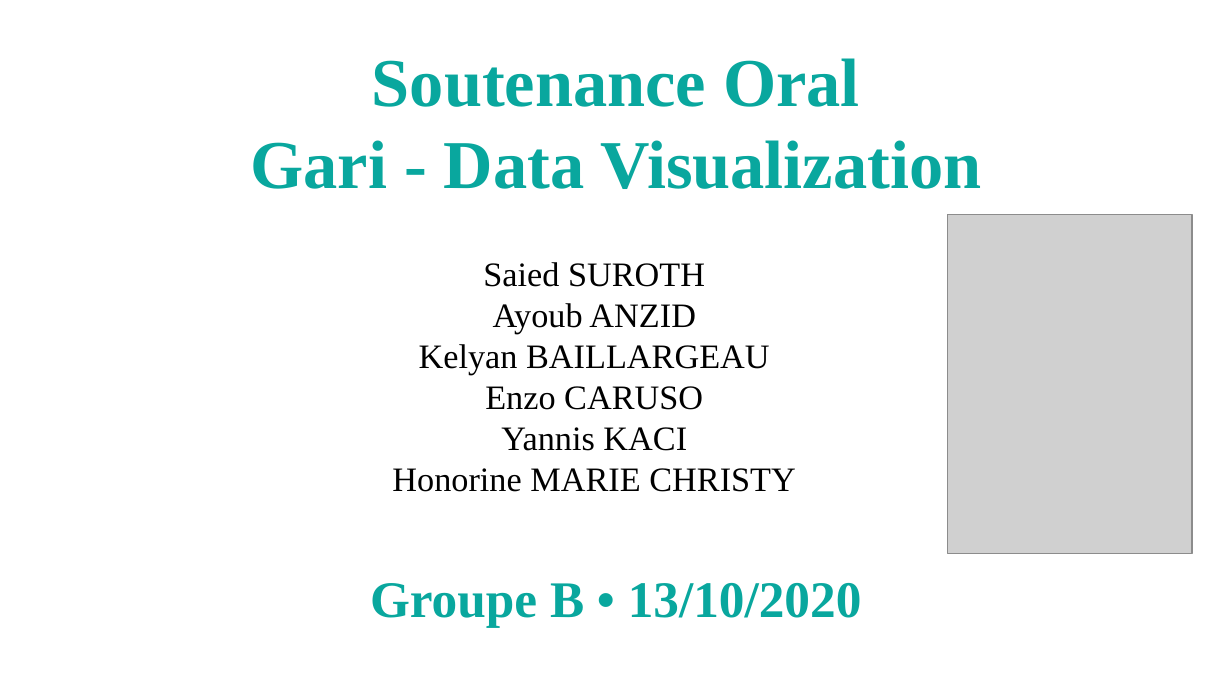
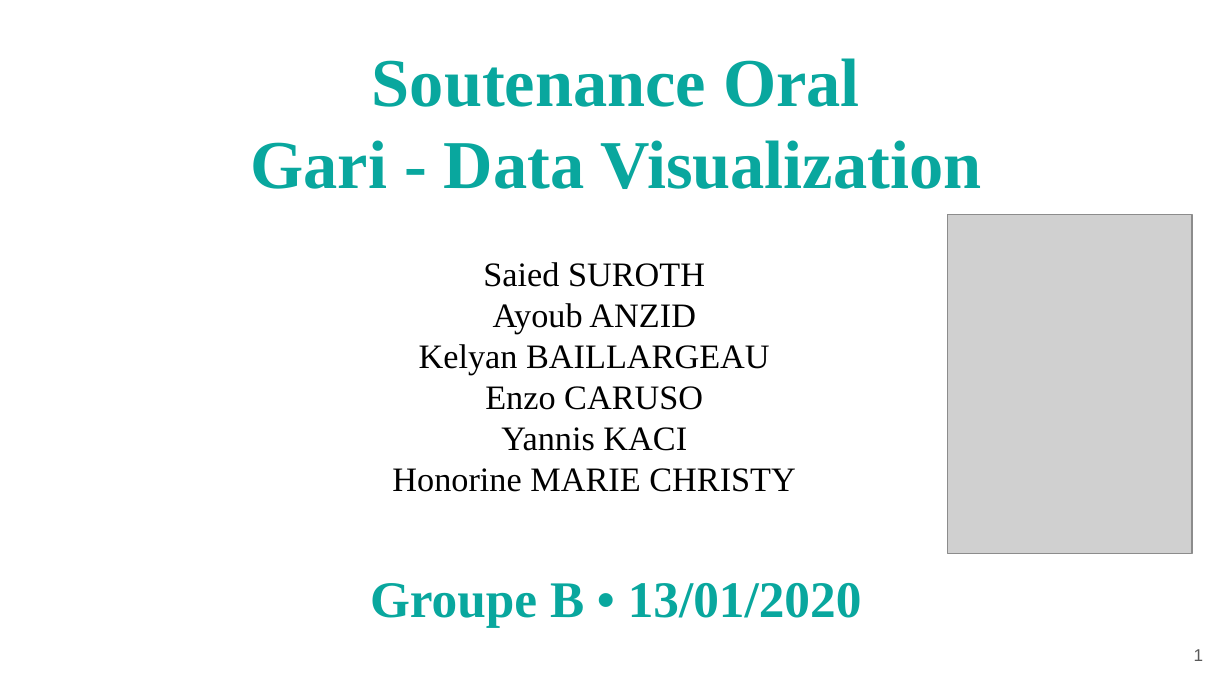
Before and after one commit to SaiedS/Gari, a slide deck: slide 1 of Rapport_Stage_GroupeB_PowerPoint.pptx. Drawn at 1232x693 pixels with LibreOffice and Linux fonts; fonts in the diff are those of the drawing; grey boxes stand for pictures. Boxes give left, top, right and bottom in pixels: in the first picture for what was removed or moved away, otherwise in the second. Text is boxed around its words. In the diff, an @@ line names an element or a change of style, - is before the commit and + after.

```diff
--- a/Rapport_Stage_GroupeB_PowerPoint.pptx
+++ b/Rapport_Stage_GroupeB_PowerPoint.pptx
@@ subtitle at (370, 583, 862, 628): text changed @@
-Groupe B • 13/10/2020
+Groupe B • 13/01/2020
@@ page number added at (1194, 649, 1204, 661), 10 pt, text #595959 @@
+1
```
Also in this commit, not shown: 10 other slides changed, 2 slides added, 1 slide removed, 3 other files.
